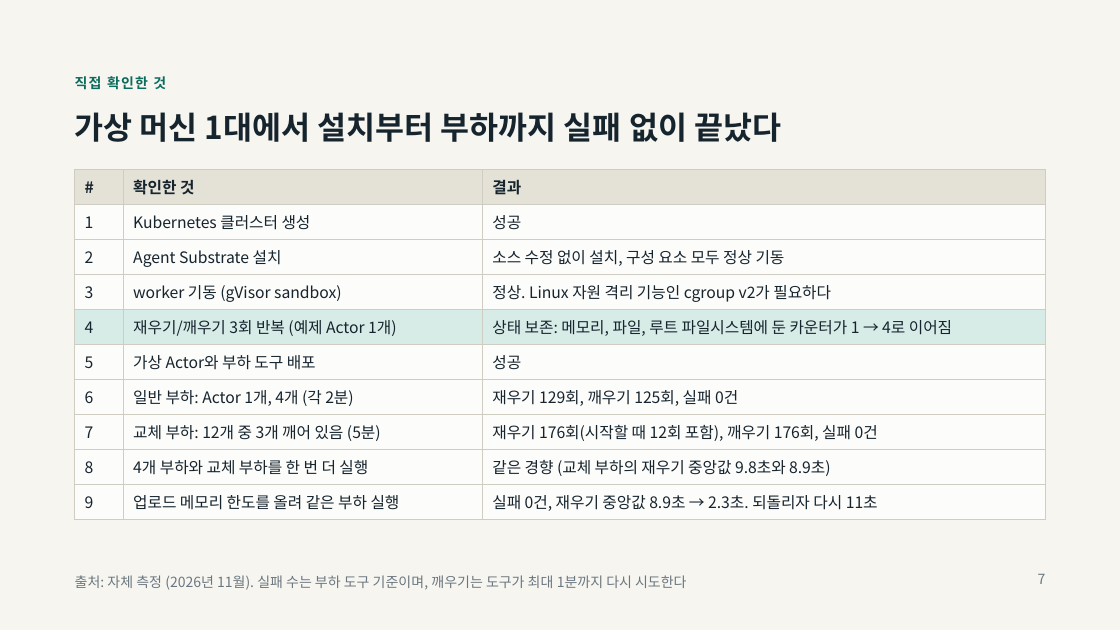
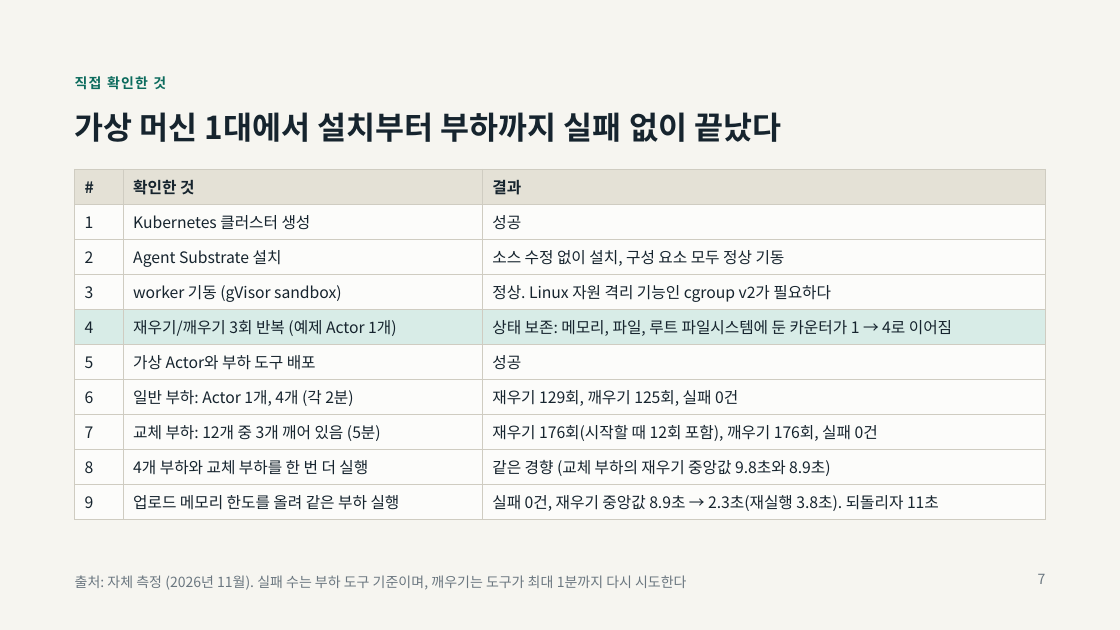
Before and after one commit to taejin-oh/agent-suspend-bench, a slide deck: slide 7 of docs/presentation/agent-substrate-suspend-bench.pptx. Drawn at 1120x630 pixels with LibreOffice and Linux fonts; fonts in the diff are those of the drawing. Boxes give left, top, right and bottom in pixels: in the first picture for what was removed or moved away, otherwise in the second. Text is boxed around its words. In the diff, an @@ line names an element or a change of style, - is before the commit and + after.

```diff
--- a/docs/presentation/agent-substrate-suspend-bench.pptx
+++ b/docs/presentation/agent-substrate-suspend-bench.pptx
@@ table at (75,169,1046,515) @@
-row 10, column 3: 실패 0건, 재우기 중앙값 8.9초 → 2.3초. 되돌리자 다시 11초
+row 10, column 3: 실패 0건, 재우기 중앙값 8.9초 → 2.3초(재실행 3.8초). 되돌리자 11초
```
Also in this commit, not shown: 3 other slides changed, 2 slides added, 30 other files.
